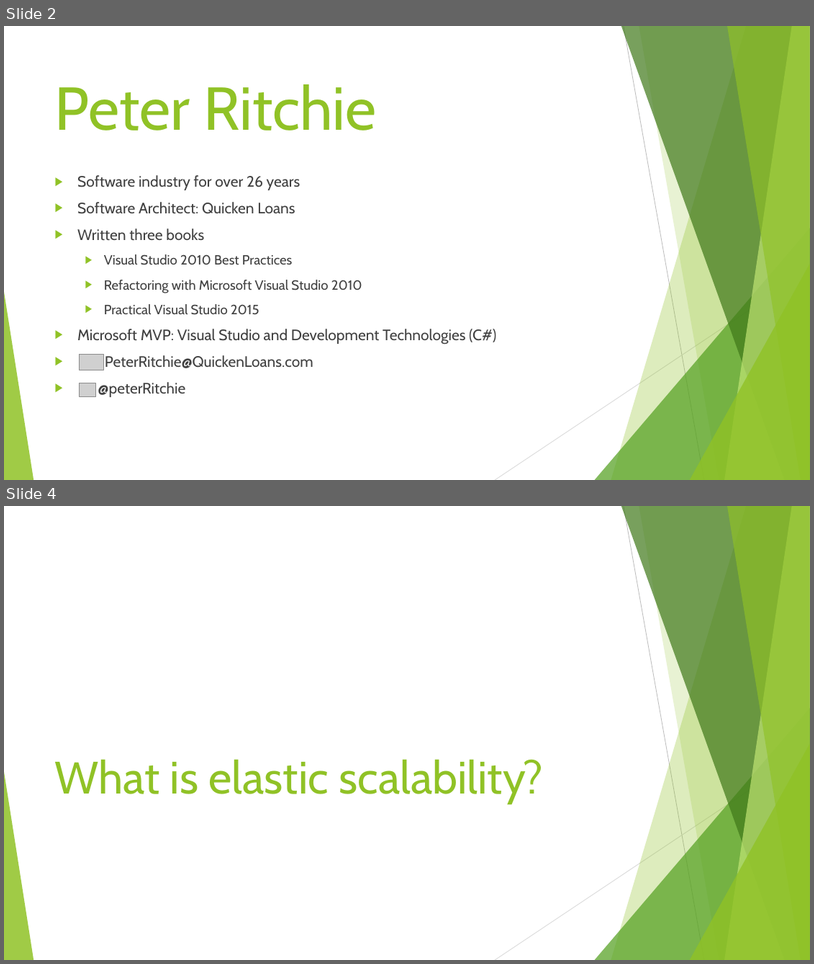
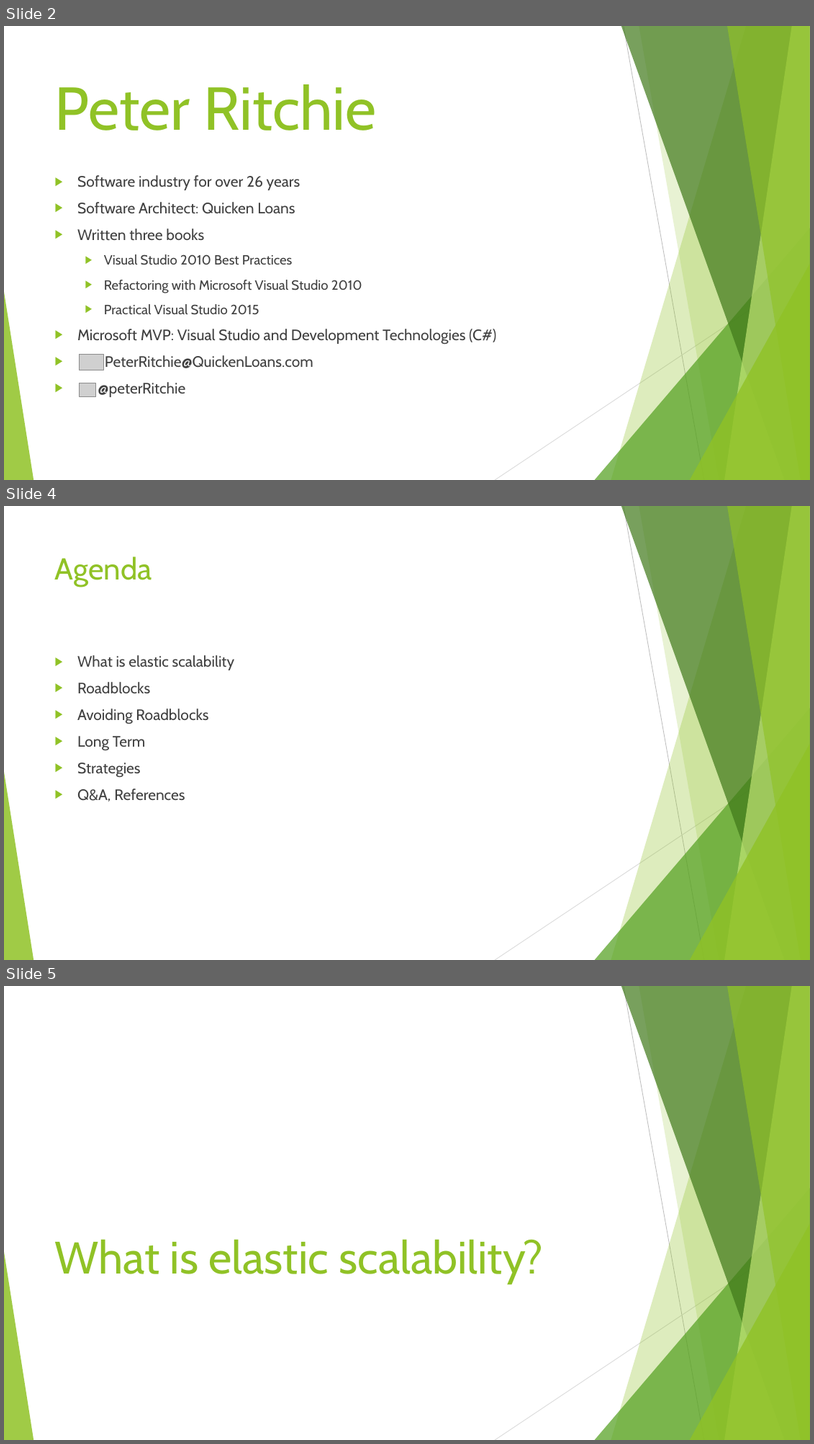
Before and after one commit to peteraritchie/Towards-Elastic-Scalability, a slide deck: DC17 Towards Elastic Scalability.pptx. Shown one above the other, each under a label of ours: slides 2 and 4 before the commit, slides 2, 4 and 5 after it; the slides between them are not shown. The pictures are 814x964 and 814x1444 pixels, drawn with LibreOffice and Linux fonts; fonts in the diff are those of the drawing; grey boxes stand for pictures. Boxes give left, top, right and bottom in pixels: in the first picture for what was removed or moved away, otherwise in the second. Text is boxed around its words. In the diff, an @@ line names an element or a change of style, - is before the commit and + after.

```diff
--- a/DC17 Towards Elastic Scalability.pptx
+++ b/DC17 Towards Elastic Scalability.pptx
@@ slide 4 added at (x1=4, y1=506, x2=810, y2=960), background #FFFFFF; not listed: 10 template elements that a slide beside it also shows @@
@@ title added at (x1=55, y1=556, x2=152, y2=587), 36 pt, text #90C226 @@
+Agenda
@@ text added at (x1=77, y1=655, x2=234, y2=801), 18 pt, text #404040 @@
+▶ What is elastic scalability
+▶ Roadblocks
+▶ Avoiding Roadblocks
+▶ Long Term
+▶ Strategies
+▶ Q&A, References
@@ what was slide 4 is now slide 5 @@
```
Also in this commit, not shown: 5 slides changed, 3 other slides added, 1 slide removed.
